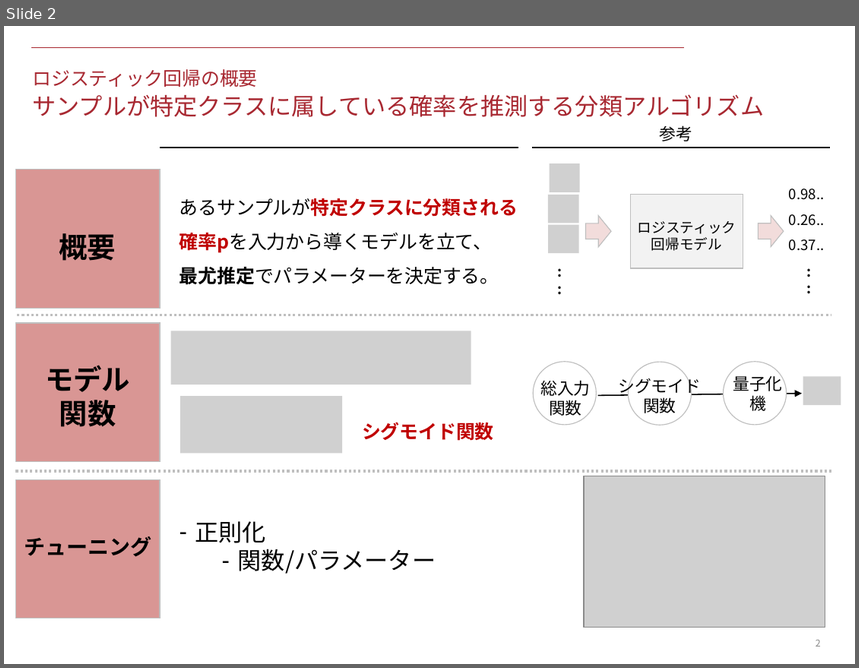
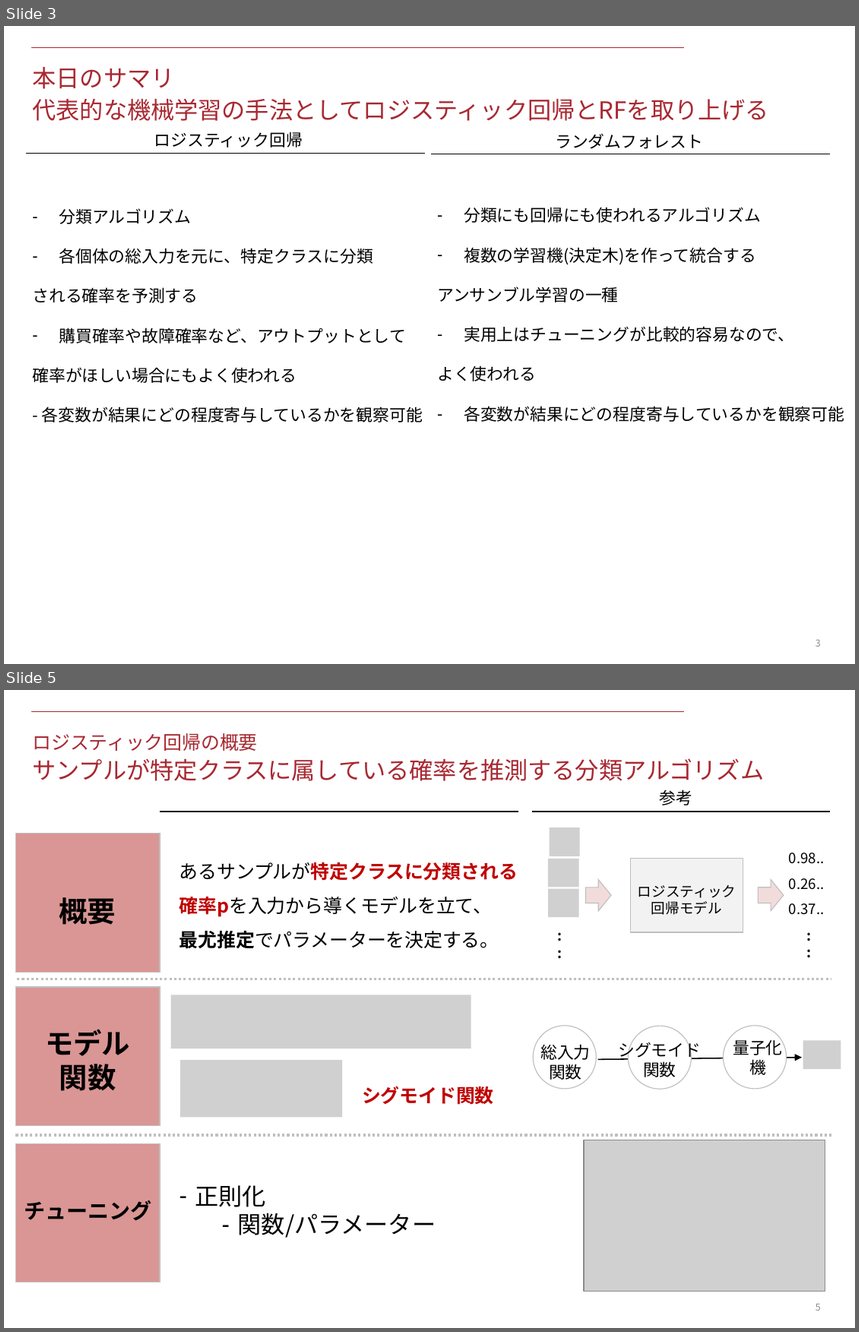
Before and after one commit to KeitoSugiyama/data_science_seminar, a slide deck: 1_logit_and_random_forest/files/document.pptx. Shown one above the other, each under a label of ours: slide 2 before the commit, slides 3 and 5 after it; the slides between them are not shown. The pictures are 859x668 and 859x1332 pixels, drawn with LibreOffice and Linux fonts; fonts in the diff are those of the drawing; grey boxes stand for pictures. Boxes give left, top, right and bottom in pixels: in the first picture for what was removed or moved away, otherwise in the second. Text is boxed around its words. In the diff, an @@ line names an element or a change of style, - is before the commit and + after.

```diff
--- a/1_logit_and_random_forest/files/document.pptx
+++ b/1_logit_and_random_forest/files/document.pptx
@@ slide 3 added at [4,26,855,664], background #FFFFFF; not listed: 1 template element that a slide beside it also shows @@
@@ title added at [33,67,769,121], 20 pt, text #A82831 @@
+本日のサマリ
+代表的な機械学習の手法としてロジスティック回帰とRFを取り上げる
@@ text added at [154,132,303,148], 14 pt, text #000000 @@
+ロジスティック回帰
@@ text added at [555,133,703,149], 14 pt, text #000000 @@
+ランダムフォレスト
@@ line added from (26, 153) to (425, 153), #000000 1 pt @@
@@ line added from (431, 154) to (831, 154), #000000 1 pt @@
@@ text added at [437,207,845,422], 14 pt, text #000000 @@
+– 分類にも回帰にも使われるアルゴリズム
+– 複数の学習機(決定木)を作って統合する
+アンサンブル学習の一種
+– 実用上はチューニングが比較的容易なので、
+よく使われる
+– 各変数が結果にどの程度寄与しているかを観察可能
@@ text added at [32,208,423,423], 14 pt, text #000000 @@
+– 分類アルゴリズム
+– 各個体の総入力を元に、特定クラスに分類
+される確率を予測する
+– 購買確率や故障確率など、アウトプットとして
+確率がほしい場合にもよく使われる
+- 各変数が結果にどの程度寄与しているかを観察可能
@@ page number added at [816,640,821,647], 8 pt, text #8C8C8C @@
+3
@@ what was slide 2 is now slide 5 @@
@@ page number at [816,1304,821,1311]: text changed @@
-2
+5
```
Also in this commit, not shown: 2 slides changed, 3 other slides added, 1 other file.
